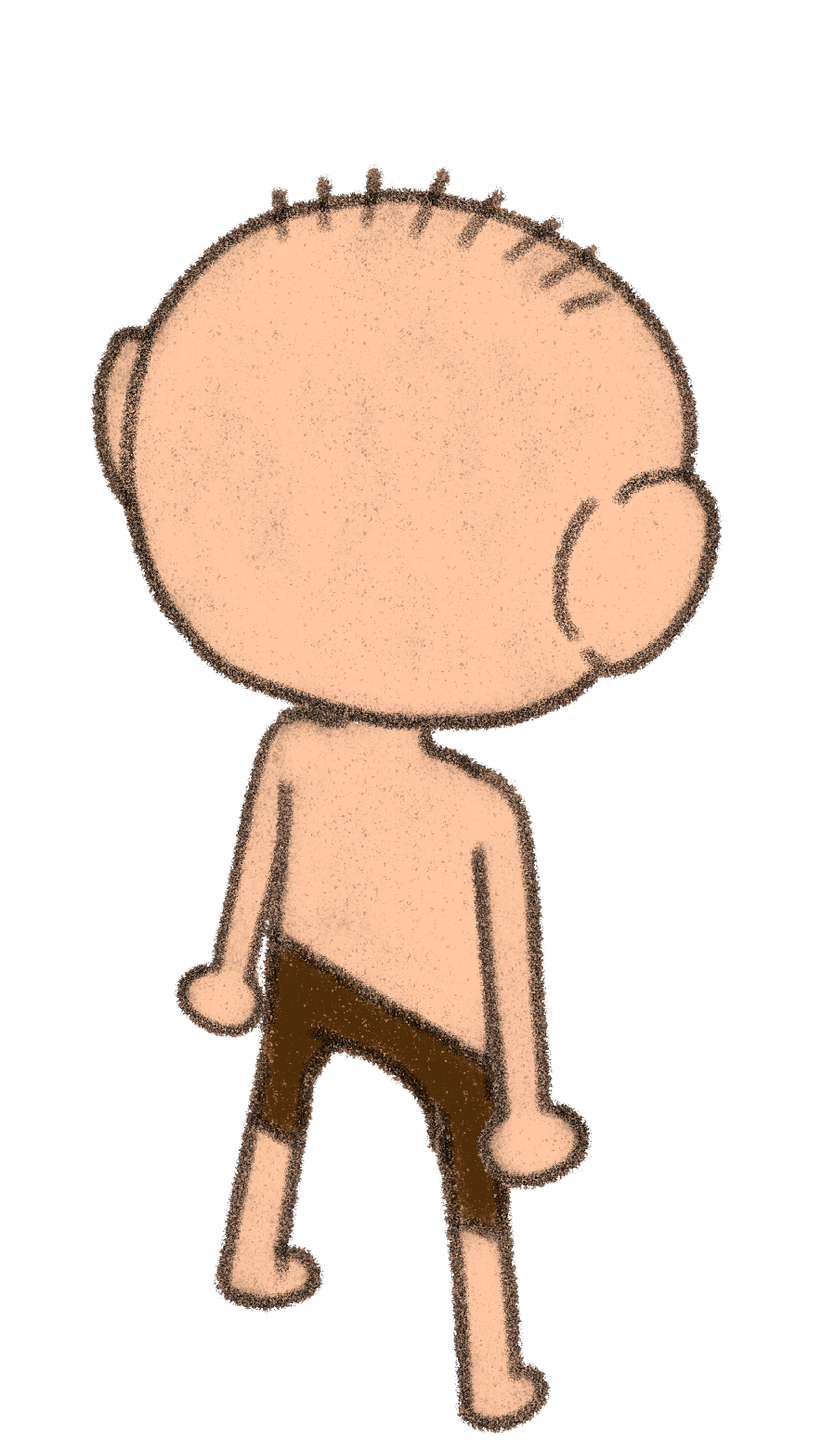
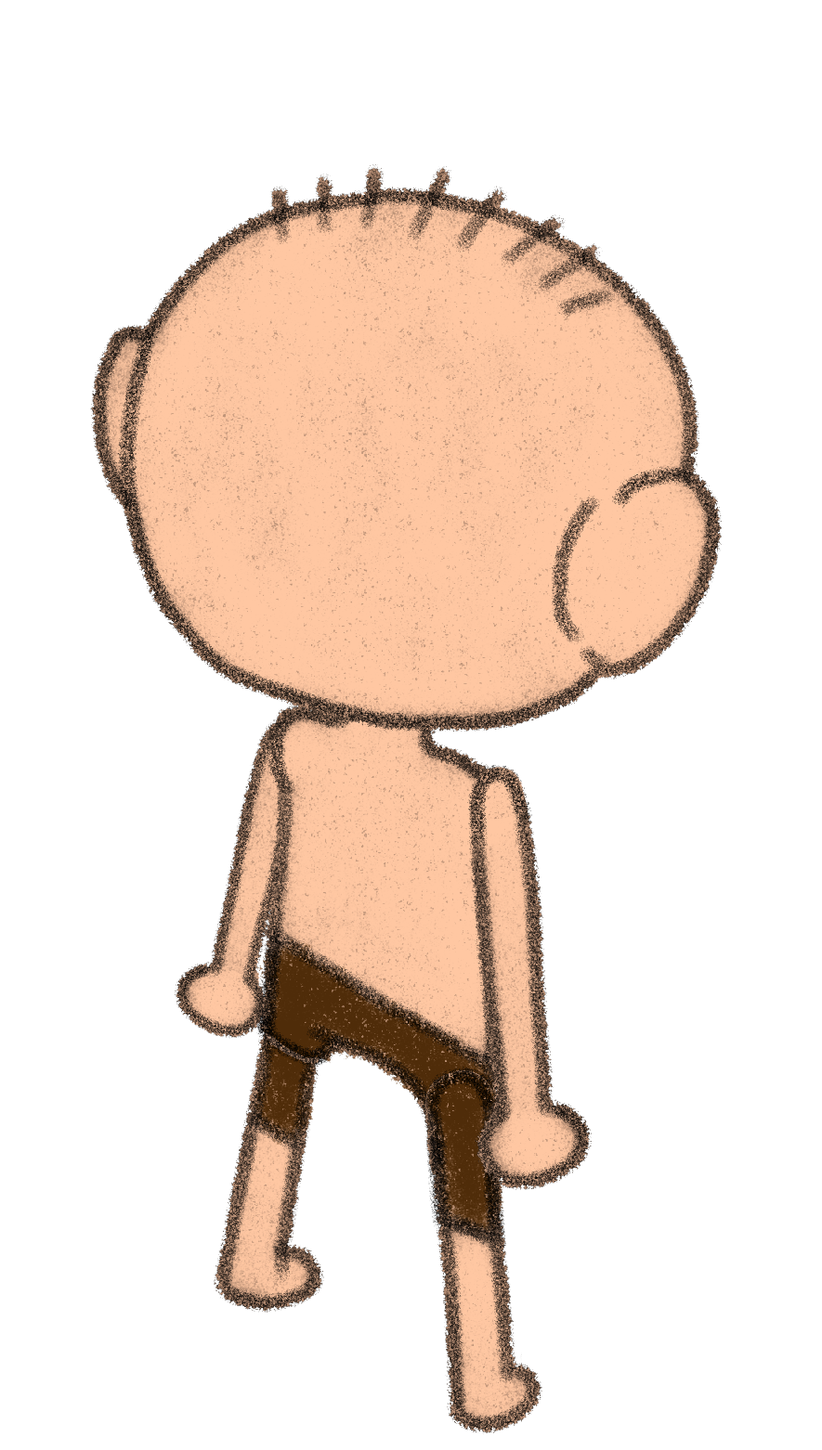
Layer changes from the first 822×1450 image to the second:
painted on "1_brazo_derecho" over 466, 764, 532, 857
painted on "2_pierna_derecha" over 423, 1058, 551, 1435
painted on "3_cuerpo" over 256, 707, 514, 1172
painted on "4_pierna_izq" over 262, 970, 301, 1043
painted on "5_brazo_izq" over 277, 707, 321, 784
